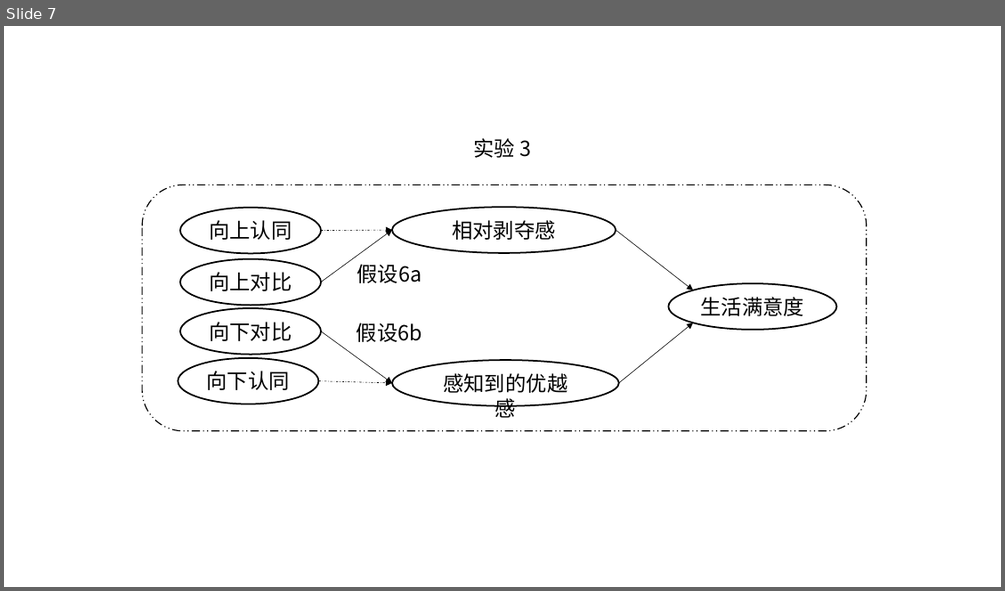
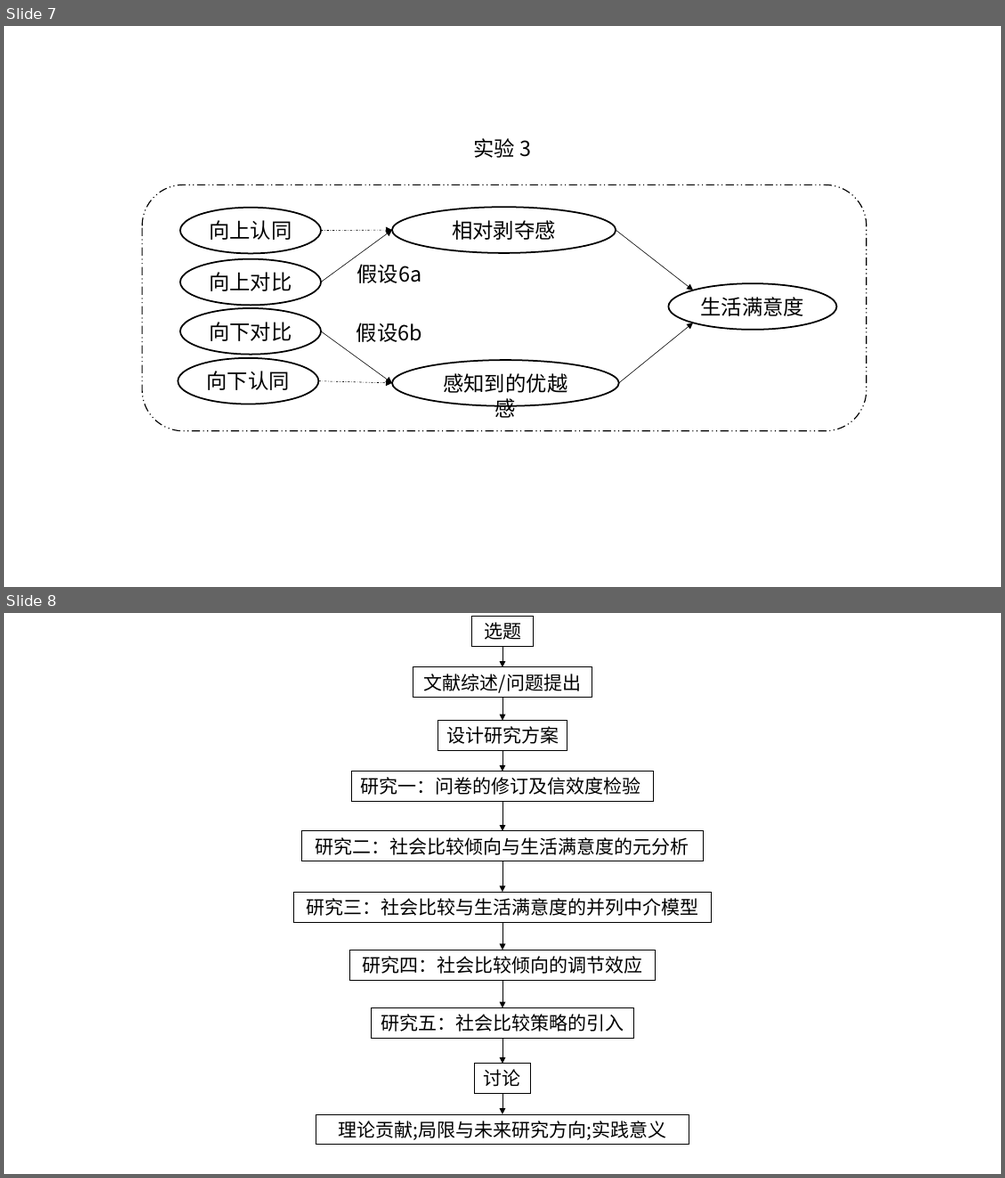
Before and after one commit to sinnyuki/SCO, a slide deck: 1_Protocol/1_2_Paper/H.pptx. Shown one above the other, each under a label of ours: slide 7 before the commit, slides 7 and 8 after it. The pictures are 1005x591 and 1005x1178 pixels, drawn with LibreOffice and Linux fonts; fonts in the diff are those of the drawing. Boxes give left, top, right and bottom in pixels: in the first picture for what was removed or moved away, otherwise in the second. Text is boxed around its words. In the diff, an @@ line names an element or a change of style, - is before the commit and + after.

```diff
--- a/1_Protocol/1_2_Paper/H.pptx
+++ b/1_Protocol/1_2_Paper/H.pptx
@@ slide 8 added at (4,613,1001,1174), background #FFFFFF @@
@@ rectangle added at (472,616,533,646), outline #000000 0.75 pt, 18 pt, text #000000 @@
+选题
@@ arrow added from (502, 647) to (502, 667), #000000 0.5 pt @@
@@ rectangle added at (413,667,591,698), outline #000000 0.75 pt, 18 pt, text #000000 @@
+文献综述/问题提出
@@ arrow added from (502, 698) to (502, 721), #000000 0.5 pt @@
@@ rectangle added at (437,721,566,751), outline #000000 0.75 pt, 18 pt, text #000000 @@
+设计研究方案
@@ rectangle added at (351,771,654,802), outline #000000 0.75 pt, 18 pt, text #000000 @@
+研究一：问卷的修订及信效度检验
@@ arrow added from (502, 751) to (502, 771), #000000 0.5 pt @@
@@ arrow added from (502, 802) to (502, 831), #000000 0.5 pt @@
@@ rectangle added at (302,831,704,861), outline #000000 0.75 pt, 18 pt, text #000000 @@
+研究二：社会比较倾向与生活满意度的元分析
@@ arrow added from (502, 861) to (502, 892), #000000 0.5 pt @@
@@ rectangle added at (294,892,712,922), outline #000000 0.75 pt, 18 pt, text #000000 @@
+研究三：社会比较与生活满意度的并列中介模型
@@ arrow added from (502, 922) to (502, 949), #000000 0.5 pt @@
@@ rectangle added at (349,949,655,980), outline #000000 0.75 pt, 18 pt, text #000000 @@
+研究四：社会比较倾向的调节效应
@@ arrow added from (502, 981) to (502, 1008), #000000 0.5 pt @@
@@ rectangle added at (372,1008,633,1038), outline #000000 0.75 pt, 18 pt, text #000000 @@
+研究五：社会比较策略的引入
@@ arrow added from (502, 1038) to (502, 1063), #000000 0.5 pt @@
@@ rectangle added at (474,1063,531,1093), outline #000000 0.75 pt, 18 pt, text #000000 @@
+讨论
@@ rectangle added at (316,1114,689,1144), outline #000000 0.75 pt, 18 pt, text #000000 @@
+理论贡献;局限与未来研究方向;实践意义
@@ arrow added from (502, 1094) to (502, 1114), #000000 0.5 pt @@
```
Also in this commit, not shown: 7 other files.
